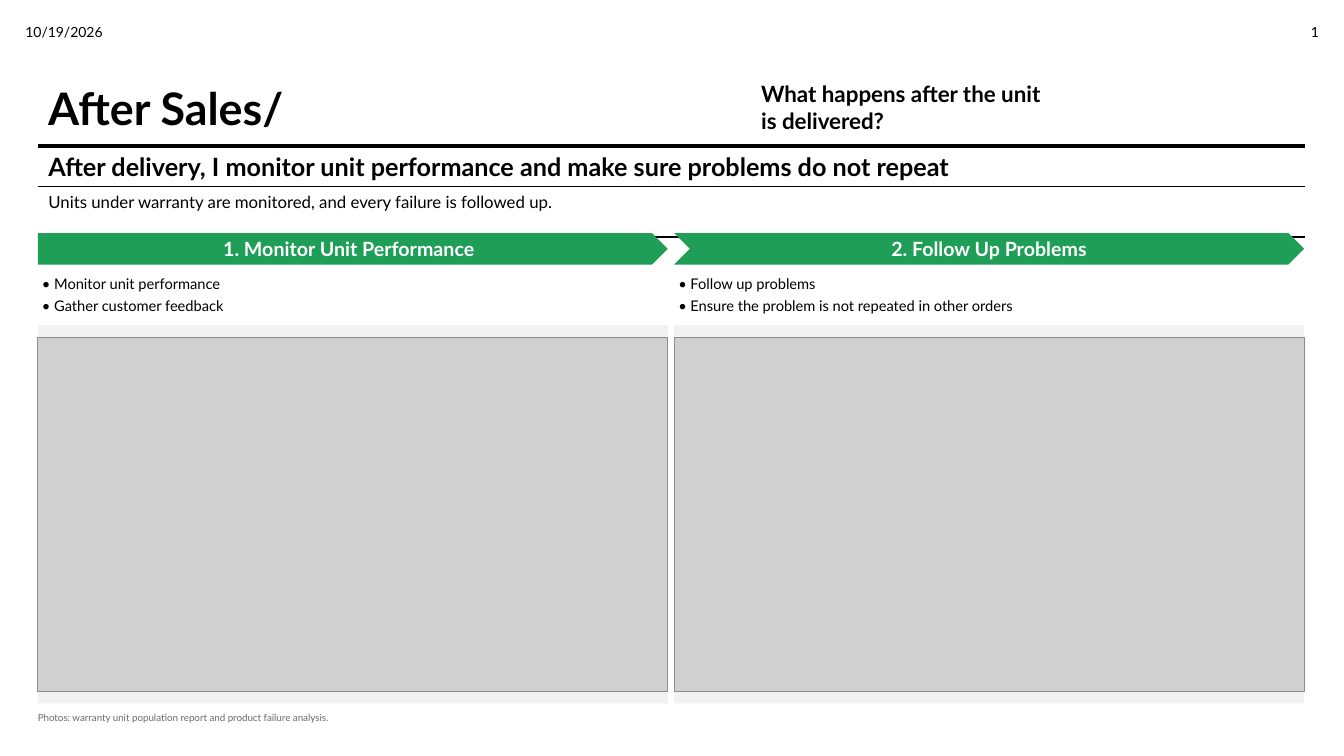
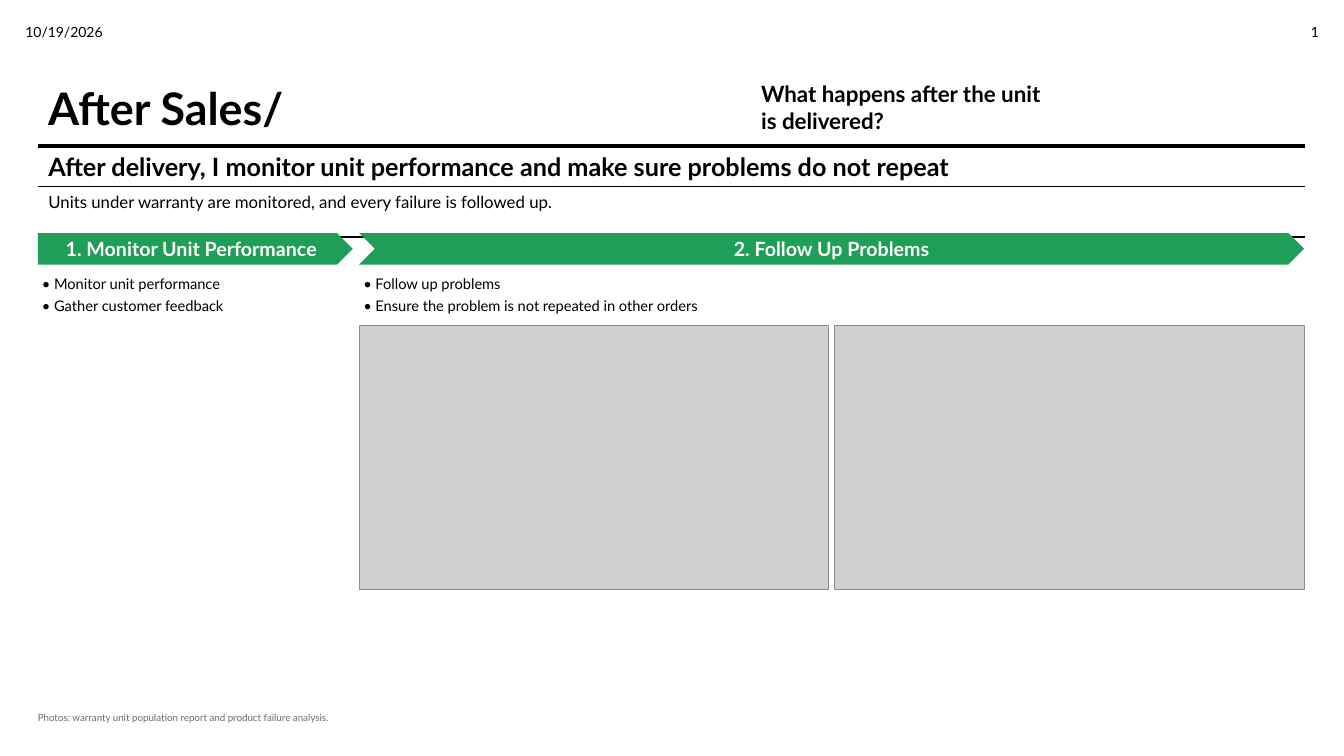
Before and after one commit to Godson7777/6month, a slide deck: slide 1 of nedp_deck/v7/Slide_AfterSales.pptx. Drawn at 1344x756 pixels with LibreOffice and Linux fonts; fonts in the diff are those of the drawing; grey boxes stand for pictures. Boxes give left, top, right and bottom in pixels: in the first picture for what was removed or moved away, otherwise in the second. Text is boxed around its words. In the diff, an @@ line names an element or a change of style, - is before the commit and + after.

```diff
--- a/nedp_deck/v7/Slide_AfterSales.pptx
+++ b/nedp_deck/v7/Slide_AfterSales.pptx
@@ pentagon arrow "1. Monitor Unit Performance": place and size @@
-pentagon arrow "1. Monitor Unit Performance" at bbox=[38, 233, 668, 264]
+pentagon arrow "1. Monitor Unit Performance" at bbox=[38, 233, 353, 264]
@@ chevron "2. Follow Up Problems": place and size @@
-chevron "2. Follow Up Problems" at bbox=[675, 233, 1305, 264]
+chevron "2. Follow Up Problems" at bbox=[359, 233, 1305, 264]
@@ text "• Follow up problems": place and size @@
-text "• Follow up problems" at bbox=[690, 278, 1013, 314]
+text "• Follow up problems" at bbox=[375, 278, 698, 314]
@@ rectangle removed at bbox=[38, 326, 668, 704] @@
@@ picture: place and size @@
-picture at bbox=[38, 338, 668, 693]
+picture at bbox=[359, 326, 829, 590]
@@ rectangle removed at bbox=[675, 326, 1305, 704] @@
@@ picture: place and size @@
-picture at bbox=[675, 338, 1305, 693]
+picture at bbox=[835, 326, 1305, 590]
```
Also in this commit, not shown: 1 other file.
